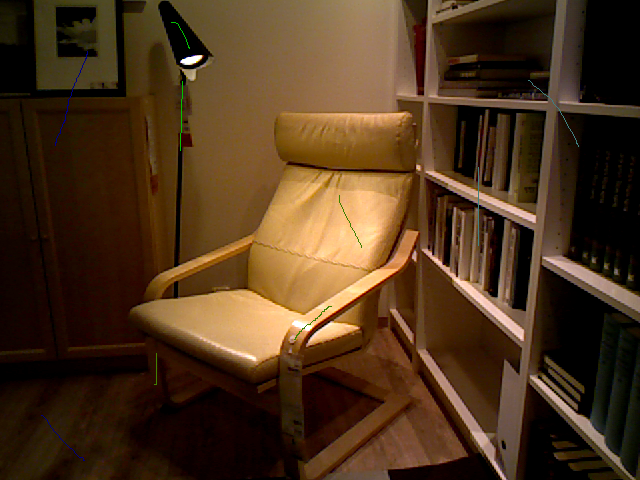
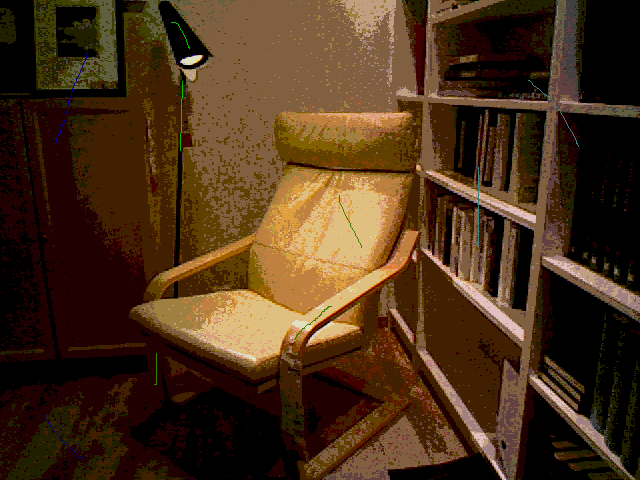
Layer changes from the first (640, 480) image to the second:
painted on "58_LivingLow.png" over <box>0,0,640,480</box>
